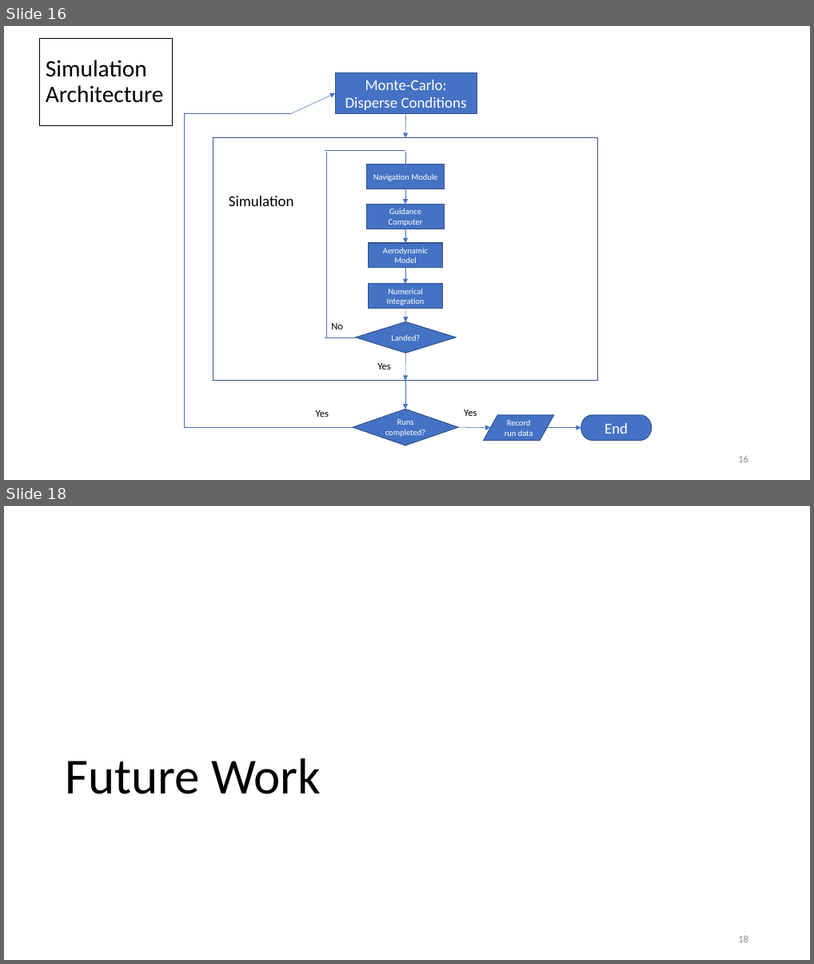
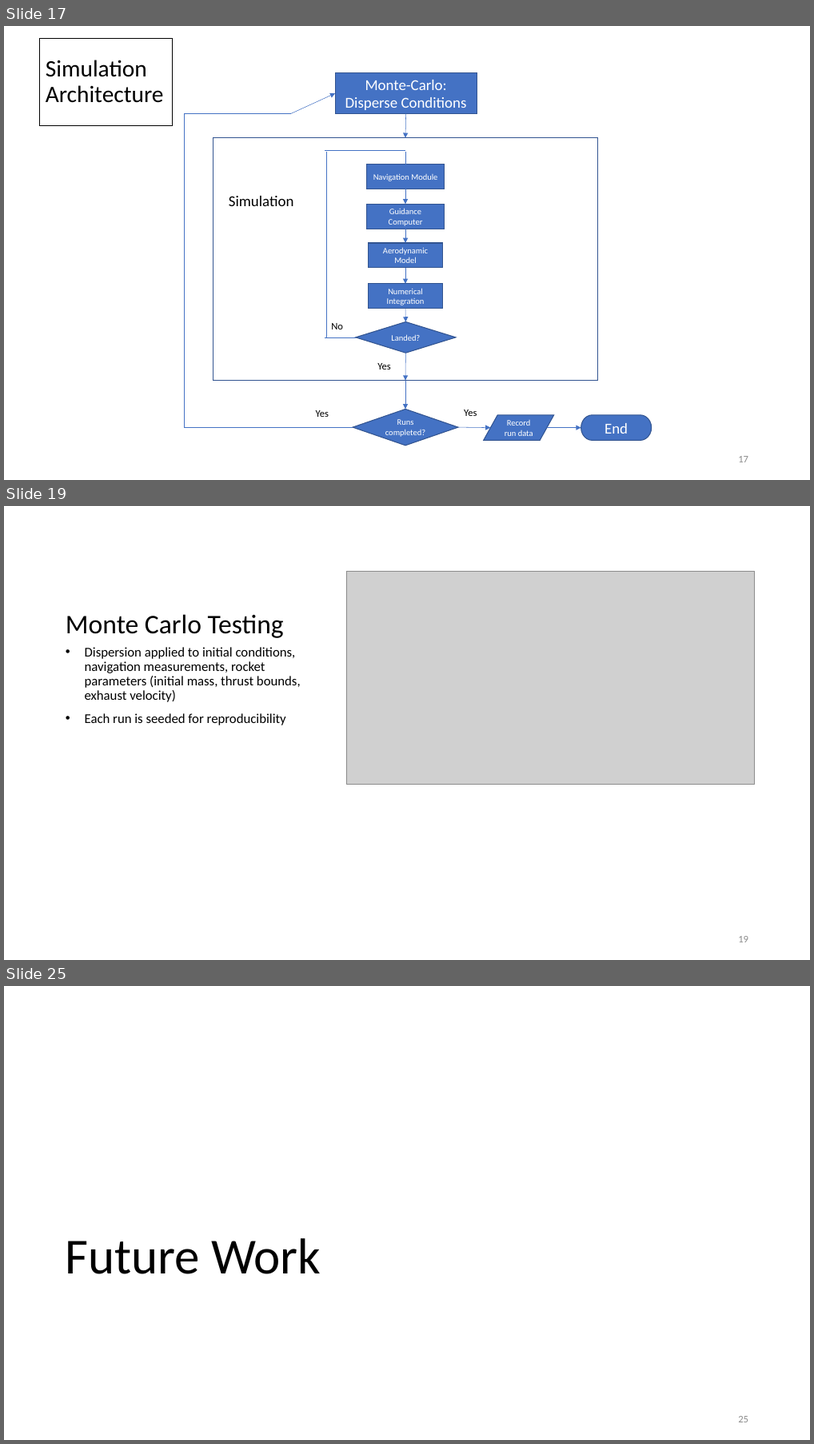
Before and after one commit to ldstrohl/Thesis, a slide deck: Written/Defense/Defense.pptx. Shown one above the other, each under a label of ours: slides 16 and 18 before the commit, slides 17, 19 and 25 after it; the slides between them are not shown. The pictures are 814x964 and 814x1444 pixels, drawn with LibreOffice and Linux fonts; fonts in the diff are those of the drawing; grey boxes stand for pictures. Boxes give left, top, right and bottom in pixels: in the first picture for what was removed or moved away, otherwise in the second. Text is boxed around its words. In the diff, an @@ line names an element or a change of style, - is before the commit and + after.

```diff
--- a/Written/Defense/Defense.pptx
+++ b/Written/Defense/Defense.pptx
@@ slide 19 added at (x1=4, y1=506, x2=810, y2=960), background #FFFFFF @@
@@ picture added at (x1=346, y1=572, x2=754, y2=784) @@
@@ title added at (x1=66, y1=614, x2=284, y2=638), 32 pt, text #000000 @@
+Monte Carlo Testing
@@ text added at (x1=85, y1=647, x2=301, y2=725), 16 pt, text #000000 @@
+• Dispersion applied to initial conditions, navigation measurements, rocket parameters (initial mass, thrust bounds, exhaust velocity)
+• Each run is seeded for reproducibility
@@ page number added at (x1=738, y1=936, x2=749, y2=942), 12 pt, text #8C8C8C @@
+19
@@ what was slide 16 is now slide 17 @@
@@ page number at (x1=738, y1=456, x2=749, y2=462): text changed @@
-16
+17
@@ what was slide 18 is now slide 25 @@
@@ page number at (x1=738, y1=1416, x2=749, y2=1422): text changed @@
-18
+25
```
Also in this commit, not shown: 1 slide changed, 6 other slides added, 1 other file.
